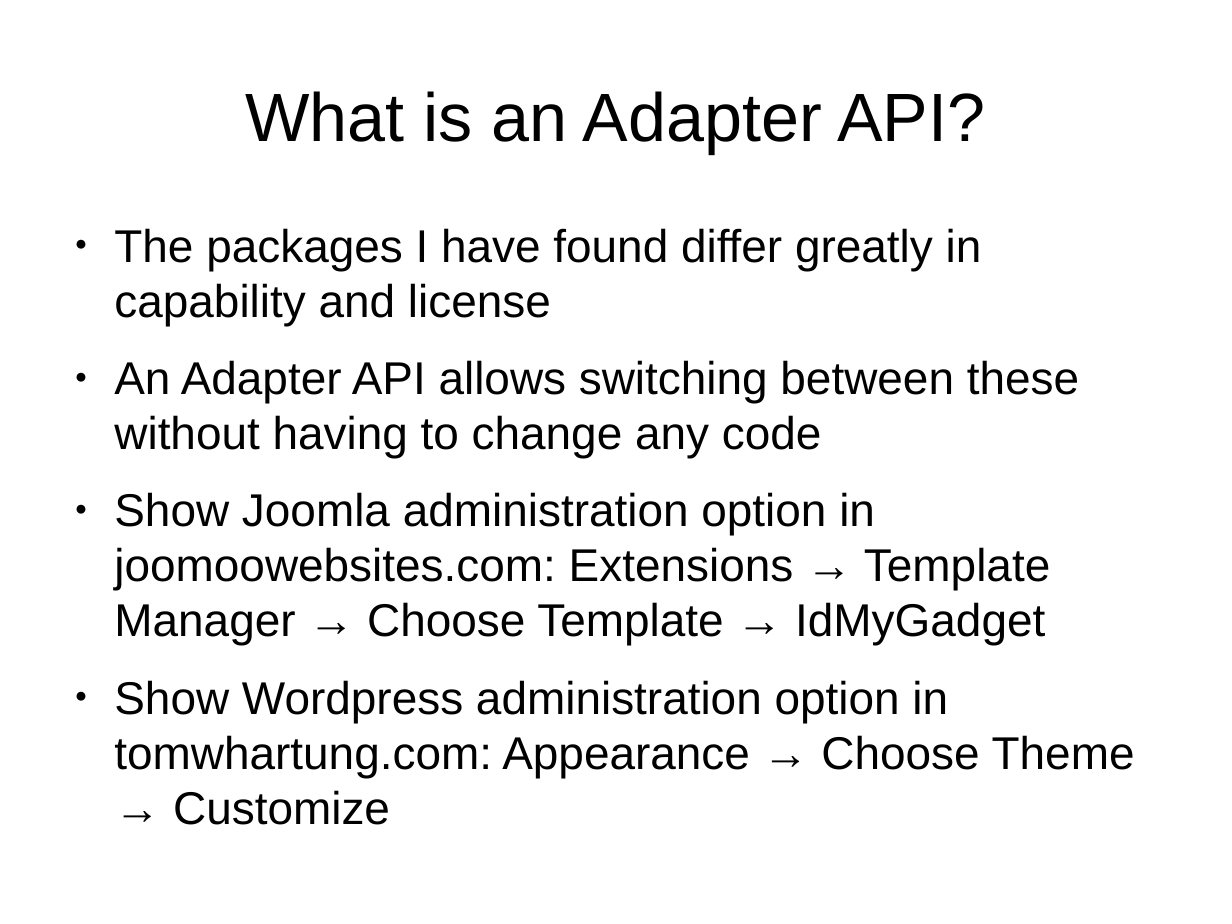
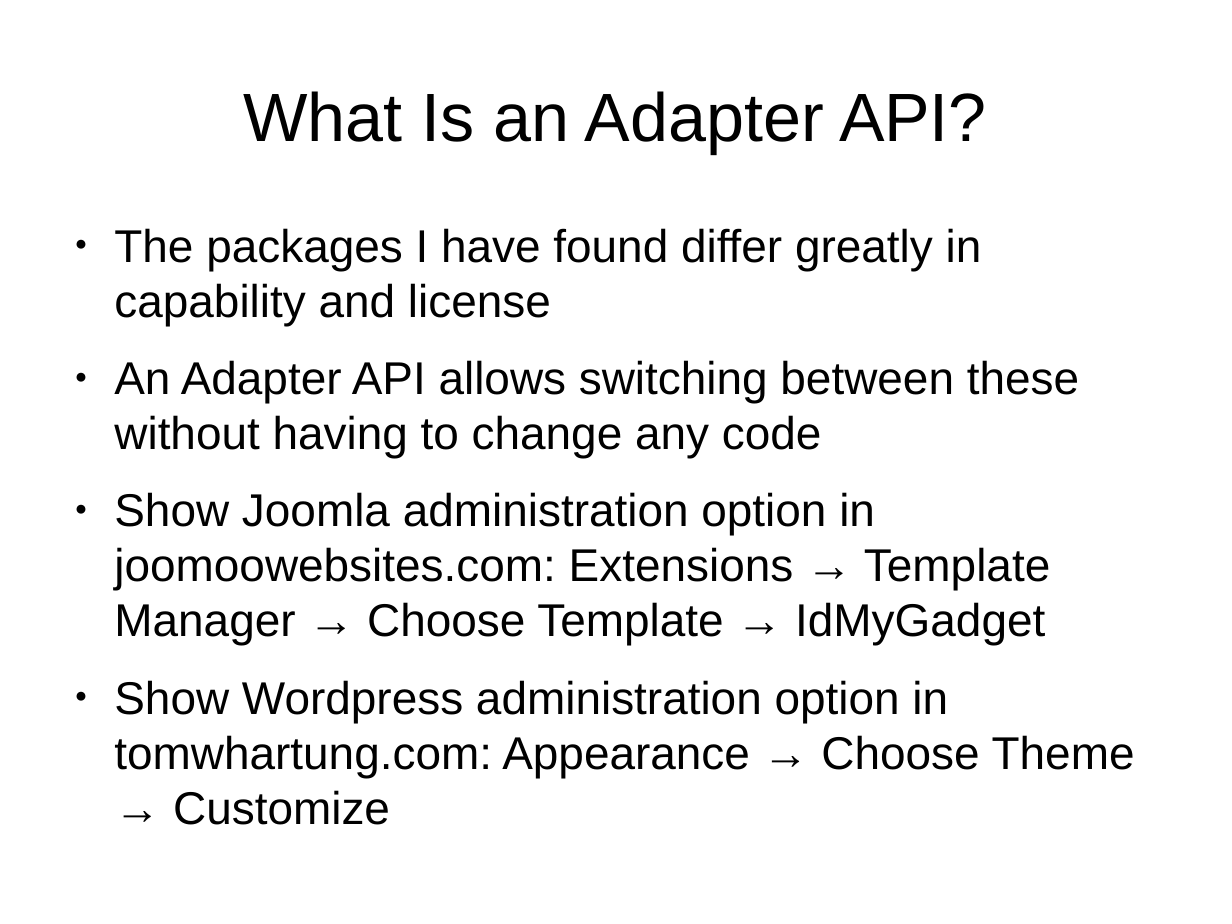
Before and after one commit to tomwhartung/jmws_accoutrements, a slide deck: slide 8 of presentations/2015_08-FRPUG/Device_Detection_PHP.odp. Drawn at 1232x924 pixels with LibreOffice and Linux fonts; fonts in the diff are those of the drawing. Boxes give left, top, right and bottom in pixels: in the first picture for what was removed or moved away, otherwise in the second. Text is boxed around its words. In the diff, an @@ line names an element or a change of style, - is before the commit and + after.

```diff
--- a/presentations/2015_08-FRPUG/Device_Detection_PHP.odp
+++ b/presentations/2015_08-FRPUG/Device_Detection_PHP.odp
@@ title at (244,91,987,153): text changed @@
-What is an Adapter API?
+What Is an Adapter API?
```
Also in this commit, not shown: 3 other slides changed.
